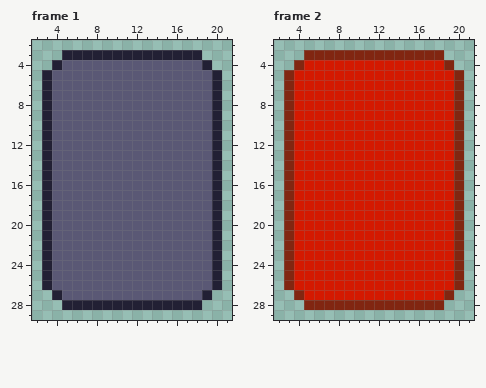
A pixel-art file gets an edit: assets/cards/cards.aseprite. The first picture shows the starting point.
24x32 pixels, 10 frames. Shown: frame 1: x 2..21, y 2..29; frame 2: x 2..21, y 2..29. The commit also changed other frames, which this record leaves out.
Once edited:
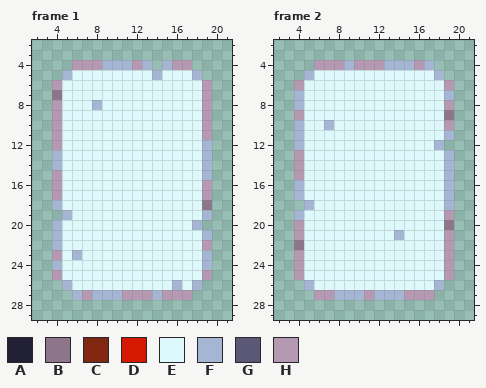
Palette (. is transparent): A #222034  B #8d768a  C #812611  D #d41900  E #def9fc  F #a5b5d4  G #5a5875  H #b598b2
The exact change:
layer "Card Slot" now hidden
layer "Cards" now shown
Changed rows in their new state; - is an unchanged pixel.
Frame 1:
first column x 3:
 3 --..............--
 4 -..HHHFFFHF.FHH..-
 5 ..FEEEEEEEEFEEEF..
 6 .HEEEEEEEEEEEEEEH.
 7 .BEEEEEEEEEEEEEEH.
 8 .HEEEFEEEEEEEEEEH.
 9 .HEEEEEEEEEEEEEEH.
10 .HEEEEEEEEEEEEEEH.
11 .HEEEEEEEEEEEEEEH.
12 .HEEEEEEEEEEEEEEF.
13 .FEEEEEEEEEEEEEEF.
14 .FEEEEEEEEEEEEEEF.
15 .HEEEEEEEEEEEEEEF.
16 .HEEEEEEEEEEEEEEH.
17 .HEEEEEEEEEEEEEEH.
18 .FEEEEEEEEEEEEEEB.
19 ..FEEEEEEEEEEEEEF.
20 .FEEEEEEEEEEEEEF..
21 .FEEEEEEEEEEEEEEF.
22 .FEEEEEEEEEEEEEEH.
23 .HEFEEEEEEEEEEEEF.
24 .FEEEEEEEEEEEEEEF.
25 .HEEEEEEEEEEEEEEH.
26 ..FEEEEEEEEEEFEF..
27 -..FHFFFHHHFHHH..-
28 --..............--
Frame 2:
first column x 3:
 3 --..............--
 4 -..HHHFHHHFFFHF..-
 5 ..FEEEEEEEEEEEEF..
 6 .HEEEEEEEEEEEEEEH.
 7 .FEEEEEEEEEEEEEEF.
 8 .FEEEEEEEEEEEEEEH.
 9 .HEEEEEEEEEEEEEEB.
10 .FEEFEEEEEEEEEEEH.
11 .FEEEEEEEEEEEEEEF.
12 .FEEEEEEEEEEEEEF..
13 .HEEEEEEEEEEEEEEF.
14 .HEEEEEEEEEEEEEEF.
15 .HEEEEEEEEEEEEEEF.
16 .FEEEEEEEEEEEEEEF.
17 .FEEEEEEEEEEEEEEF.
18 ..FEEEEEEEEEEEEEF.
19 .FEEEEEEEEEEEEEEH.
20 .HEEEEEEEEEEEEEEB.
21 .HEEEEEEEEEFEEEEH.
22 .BEEEEEEEEEEEEEEH.
23 .HEEEEEEEEEEEEEEH.
24 .HEEEEEEEEEEEEEEH.
25 .HEEEEEEEEEEEEEEH.
26 ..FEEEEEEEEEEEEF..
27 -..HHFFFHFFFHHH..-
28 --..............--
Pixel boxes of the changes (left, top, right, bottom) in both pictures:
changed: (42, 50, 222, 310)
changed: (284, 50, 464, 310)
